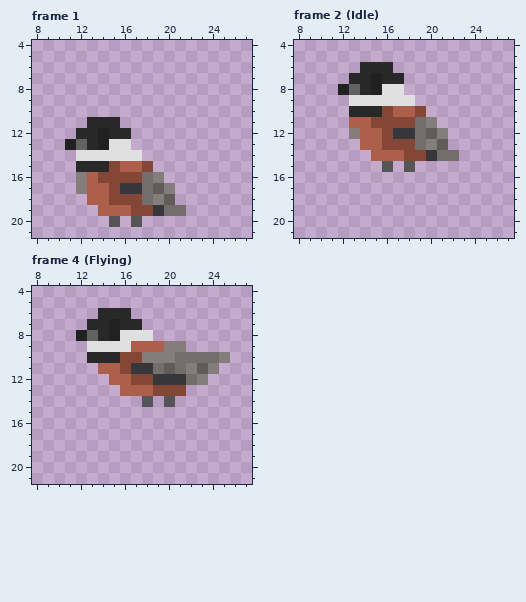
File history of a pixel-art file, Assets/Graphics/Characters/Birds/ChestnutChickadee.aseprite. The first picture shows the starting point.
32x32 pixels, 11 frames. Colours within 5 levels of each other are drawn and written as one. Shown: frame 1: x 8..27, y 4..21; frame 2 (Idle): x 8..27, y 4..21; frame 4 (Flying): x 8..27, y 4..21. The commit also changed other frames, which this record leaves out.
The same view after the edit:
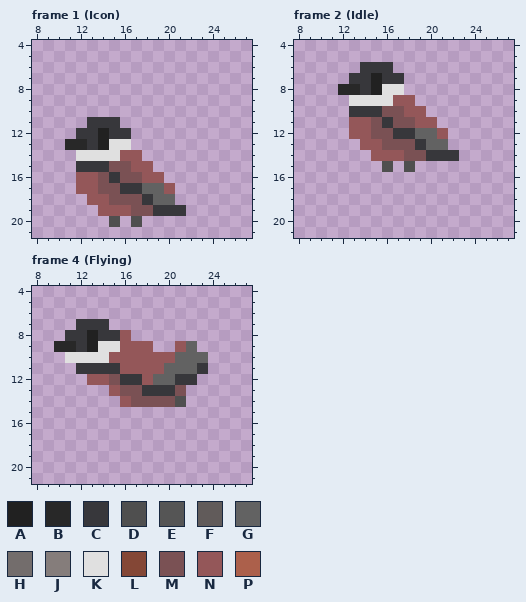
Palette (. is transparent): A #212121  B #282828  C #37373b  D #4f4f4f  E #555555  F #615b5a  G #626262  H #736d6c  J #857d7b  K #e0e0e0  L #844736  M #7a5154  N #945759  P #ac604b
Changes in this commit:
--- frame 1 (Icon), layer "Layer 1"
@@ x 8..27 @@
 10 ....................
-11 .....BBB............
-12 ....BBABB...........
-13 ...AGBAKK...........
-14 ....KKKKKK..........
-15 ....BBBLPPL.........
-16 ....JPLLLLHJ........
-17 ....JPPLCCHFJ.......
-18 .....PPLLLHJF.......
-19 ......PPPLLCHH......
-20 .......E.E..........
+11 .....CCC............
+12 ....CCACC...........
+13 ...BBCAKK...........
+14 ....KKKKNN..........
+15 ....CCCMMNN.........
+16 ....NNMCMMNN........
+17 ....NNMMCCGGN.......
+18 .....NNMMMCGG.......
+19 ......NNNMMCCC......
+20 .......D.D..........
 21 ....................
--- frame 2 (Idle), layer "Layer 1"
@@ x 8..27 @@
  5 ....................
- 6 ......BBB...........
- 7 .....BBABB..........
- 8 ....AGBAKK..........
- 9 .....KKKKKK.........
-10 .....BBBLPPL........
-11 .....PPLLLLHJ.......
-12 .....JPPLCCHFJ......
-13 ......PPLLLHJF......
-14 .......PPPLLCHH.....
-15 ........E.E.........
+ 6 ......CCC...........
+ 7 .....CCACC..........
+ 8 ....BBCAKK..........
+ 9 .....KKKKNN.........
+10 .....CCCMMNN........
+11 .....NNMCMMNN.......
+12 .....NNMMCCGGN......
+13 ......NNMMMCGG......
+14 .......NNNMMCCC.....
+15 ........D.D.........
 16 ....................
--- frame 4 (Flying), layer "Layer 1"
@@ x 8..27 @@
  5 ....................
- 6 ......BBB...........
- 7 .....BBABB..........
- 8 ....AGBAKKK.........
- 9 .....KKKKPPPJJ......
-10 .....BBBLLJJJHHHHJ..
-11 ......PPLCCHFHJFJ...
-12 .......PPLLCCCHJ....
-13 ........PPPLLL......
-14 ..........E.E.......
+ 6 ....................
+ 7 ....CCC.............
+ 8 ...CCACCN...........
+ 9 ..BBCAKKNNN..NG.....
+10 ...KKKKNNNNNNGGG....
+11 ....CCCCNNNNGGGC....
+12 .....NNMCCNGGCC.....
+13 .......NMMCCCM......
+14 ........NMMMMD......
 15 ....................
Where, in picture pixels (left, top, right, bottom), the same in both pictures:
changed: (65, 117, 186, 227)
changed: (338, 62, 459, 172)
changed: (54, 308, 230, 407)
